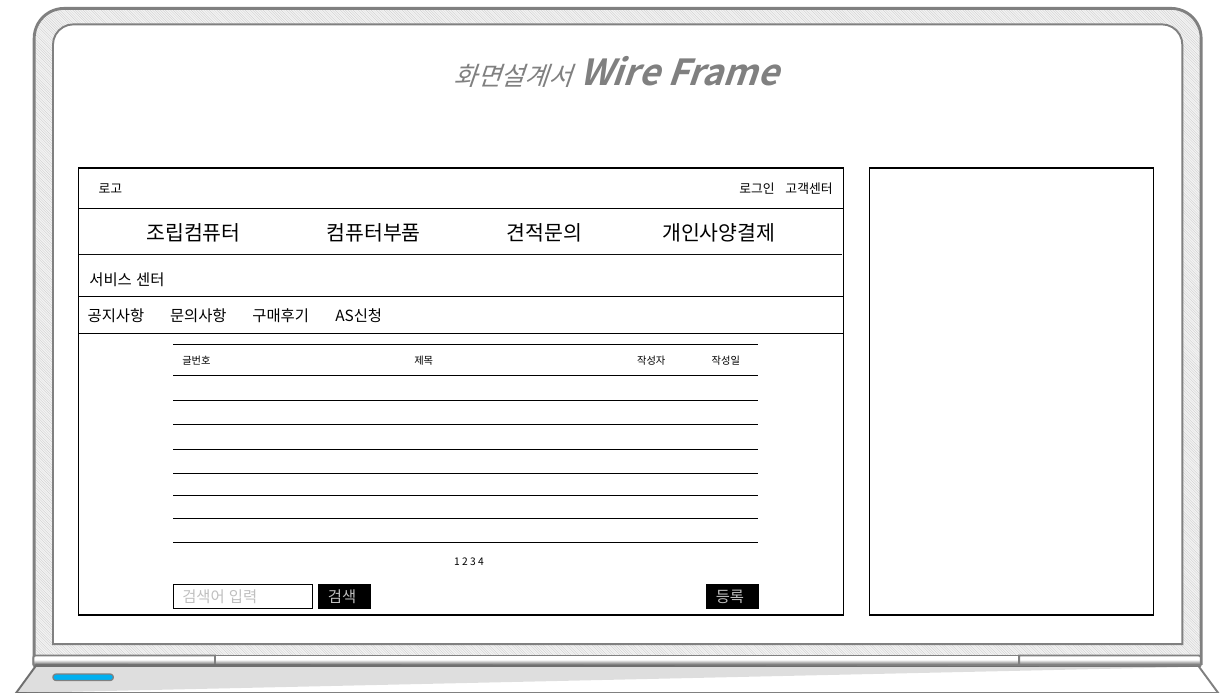
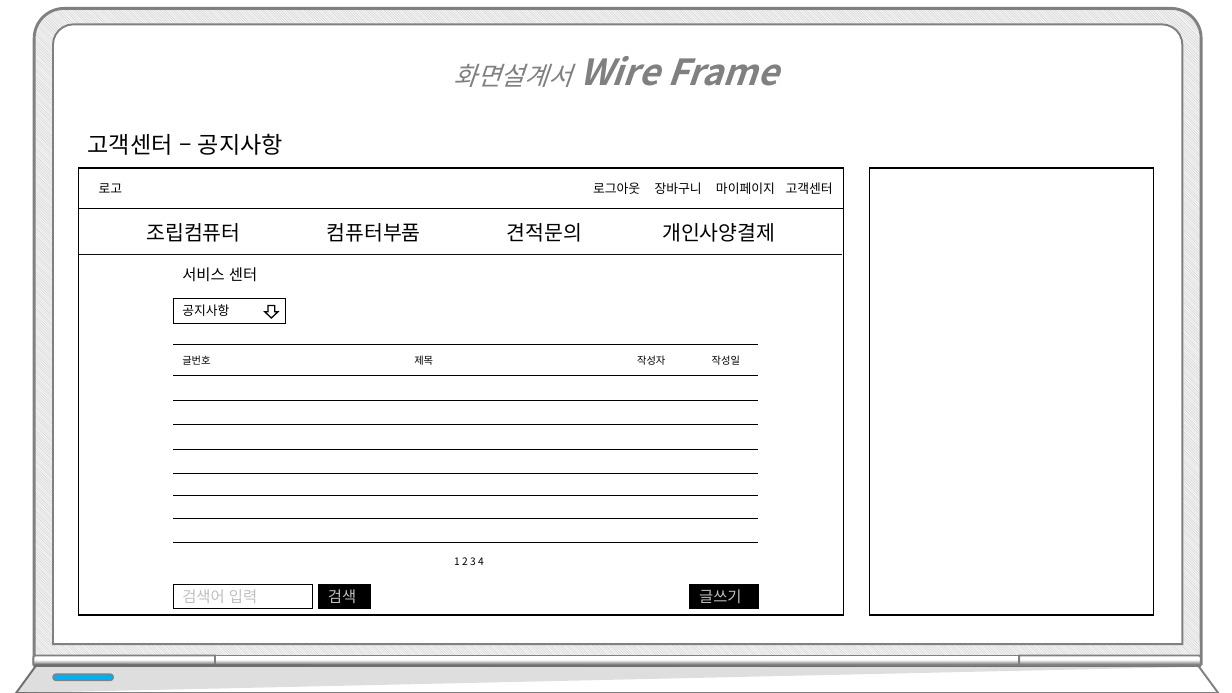
Before and after one commit to hhsw07/ezen-academy-projects, a slide deck: slide 26 of WebContent/발표/프로젝트5.pptx. Drawn at 1232x693 pixels with LibreOffice and Linux fonts; fonts in the diff are those of the drawing. Boxes give left, top, right and bottom in pixels: in the first picture for what was removed or moved away, otherwise in the second. Text is boxed around its words. In the diff, an @@ line names an element or a change of style, - is before the commit and + after.

```diff
--- a/WebContent/발표/프로젝트5.pptx
+++ b/WebContent/발표/프로젝트5.pptx
@@ text added at <box>88,133,283,155</box>, 18 pt, text #000000 @@
+고객센터 – 공지사항
@@ text at <box>593,182,833,194</box>: text changed @@
-로그인 고객센터
+로그아웃 장바구니 마이페이지 고객센터
@@ text "서비스 센터": place and size @@
-text "서비스 센터" at <box>89,272,164,287</box>
+text "서비스 센터" at <box>182,267,257,282</box>
@@ rectangle removed at <box>79,297,844,335</box> @@
-공지사항 문의사항 구매후기 AS신청
@@ rectangle added at <box>173,299,286,323</box>, fill #FFFFFF, outline #000000 1 pt, 10 pt, text #000000 @@
+공지사항
@@ down arrow added at <box>264,306,277,319</box>, fill #FFFFFF, outline #000000 1 pt @@
@@ rectangle "글쓰기": place and size @@
-rectangle "글쓰기" at <box>707,584,759,608</box>
+rectangle "글쓰기" at <box>690,584,759,608</box>
@@ text in rectangle at <box>699,589,741,603</box>: text changed @@
-등록
+글쓰기
```
Also in this commit, not shown: 13 other slides changed, 6 slides added.
